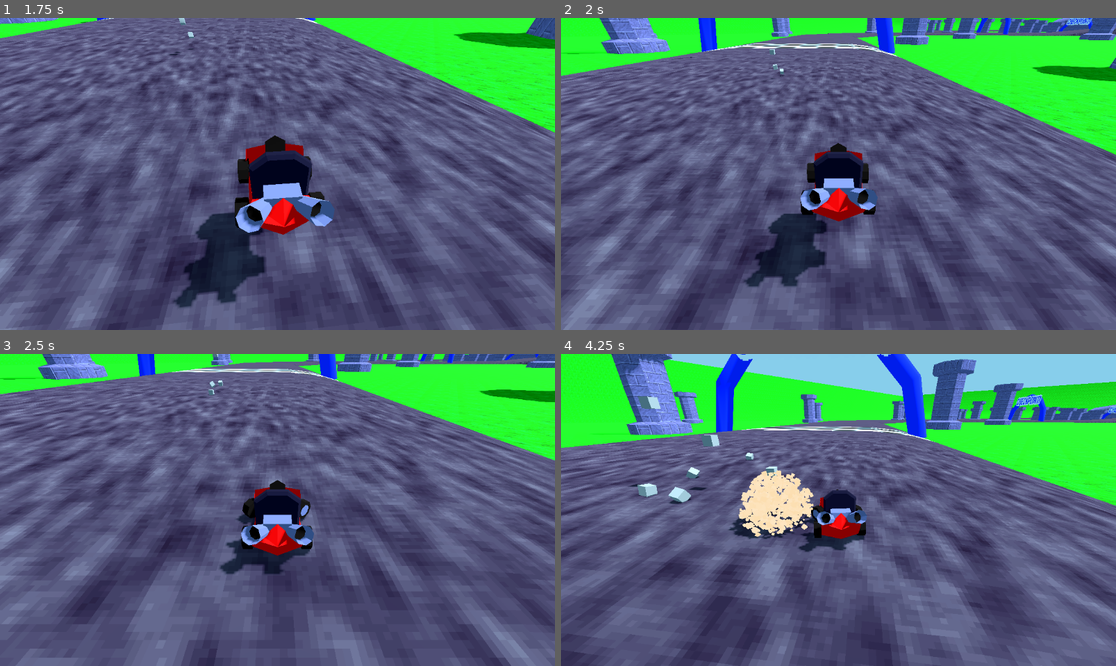
Above: before the commit, frames 1-4 (two rows, left to right).
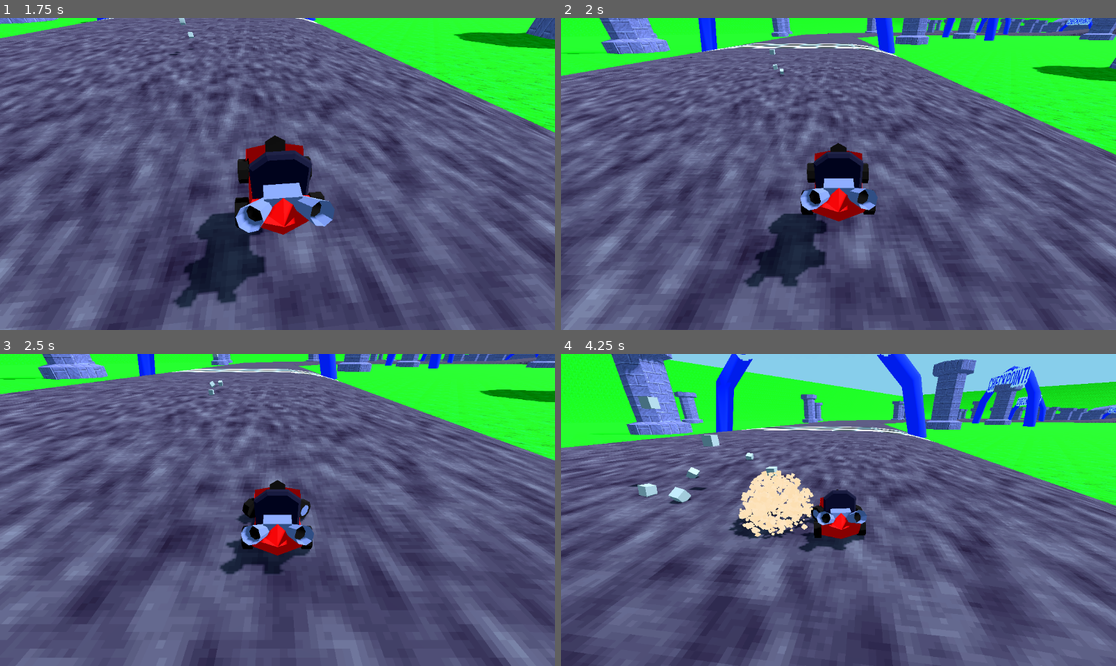
Above: after the commit, the same moments.

Repository: StubblyCamera52/yargkart
Game: Godot game, scene res://test.tscn
The game is run twice, just before and just after one commit, with the same random seed, the same clock (stepped at 60 frames per second) and the same inputs.
Inputs:
- Up to frame 1 (1.75 s): tap Enter at 0.5 s; hold D (Steer_Right) 0.53-1.28 s; tap K (Action) at 0.6 s; tap Space at 1.25 s; hold S (Brake) from 1.28 s (still down); tap O (Join) at 1.35 s
- Up to frame 2 (2 s): keep holding S (Brake)
- Up to frame 3 (2.5 s): release S (Brake) at 2.03 s; hold D (Steer_Right) from 2.03 s (still down); tap F (Parry) at 2.1 s
- Up to frame 4 (4.25 s): release D (Steer_Right) at 2.78 s; hold W (Accelerate) 2.78-3.53 s; tap K (Action) at 2.85 s; hold A (Steer_Left) from 3.53 s (still down); tap O (Join) at 3.6 s

Frame 1 is identical in both runs. In frame 2, 0.2% of the frame differs, in the area x 68-79%, y 0-8%; in frame 3, 0.1%; in frame 4, 0.8%, in the area x 73-87%, y 3-24%.
Error before the commit: Invalid type in utility function "clamp()". Cannot convert argument 2 from int to Nil. (res://car.gd:80)
Error after the commit: Invalid type in utility function "clamp()". Cannot convert argument 2 from int to Nil. (res://car.gd:94)

Commit message:
changed some things to make checkpoints work

Diff:
--- a/car.gd
+++ b/car.gd
@@ -27,6 +27,20 @@
 @onready var kartMesh = $KartMesh
 var wheel_default_y : float = deg_to_rad(90)
 var car_rotation_dir := 0.0
+
+@onready var checkpoint0 = $yargcheckpoint
+@onready var checkpoint1 = $yargcheckpoint2
+@onready var checkpoint2 = $yargcheckpoint3
+@onready var checkpoint3 = $yargcheckpoint4
+@onready var checkpoint4 = $yargcheckpoint5
+@onready var checkpoint5 = $yargcheckpoint6
+@onready var checkpoint6 = $yargcheckpoint7
+@onready var checkpoint7 = $yargcheckpoint8
+@onready var checkpoint8 = $yargcheckpoint9
+@onready var checkpoint9 = $yargcheckpoint10
+var checkpoints = [
+	checkpoint0,checkpoint1,checkpoint2,checkpoint3,checkpoint4,
+	checkpoint5,checkpoint6,checkpoint7,checkpoint8,checkpoint9]
 
 var previous_speed = velocity.length()
 
@@ -127,6 +141,17 @@
 
 	previous_speed = velocity.length()
 
+	var score: int
+	var next_checkpoint: int = 0
+	var checkpoint = checkpoints[next_checkpoint]
+	var next_area = checkpoint.Area3D
+	if next_area.area_entered(self.Area3D):
+		print("checkpoint passed")
+		score += 1
+		next_checkpoint = score % 10
+	print(score)
+	print(next_checkpoint)
+
 func _on_parry_cooldown_timeout() -> void:
 	parry_allowed = true
 
--- a/car.tscn
+++ b/car.tscn
@@ -42,6 +42,8 @@
 }]
 blend_shape_mode = 0
 shadow_mesh = SubResource("ArrayMesh_v0hk8")
+
+[sub_resource type="CapsuleShape3D" id="CapsuleShape3D_06lh1"]
 
 [node name="Car" type="CharacterBody3D"]
 collision_layer = 16
@@ -92,5 +94,11 @@
 top_level = true
 script = ExtResource("4_06lh1")
 
+[node name="Area3D" type="Area3D" parent="."]
+
+[node name="CollisionShape3D" type="CollisionShape3D" parent="Area3D"]
+transform = Transform3D(-4.37114e-08, -1, 0, 1, -4.37114e-08, 0, 0, 0, 1, 0, 0, 0)
+shape = SubResource("CapsuleShape3D_06lh1")
+
 [connection signal="timeout" from="ParryCooldown" to="." method="_on_parry_cooldown_timeout"]
 [connection signal="timeout" from="ParryDebounce" to="." method="_on_parry_debounce_timeout"]
--- a/test.tscn
+++ b/test.tscn
@@ -102,7 +102,7 @@
 transform = Transform3D(-13, 0, 1.96295e-06, 0, 13, 0, -1.96295e-06, 0, -13, 383.405, -5.19814, 264.648)
 
 [node name="yargcheckpoint3" parent="." instance=ExtResource("9_xersf")]
-transform = Transform3D(-6.5, 0, -11.2583, 0, 13, 0, 11.2583, 0, -6.5, 408.296, 77.8775, 745.944)
+transform = Transform3D(-15, 0, -1.31134e-06, 0, 15, 0, 1.31134e-06, 0, -15, 227.657, -2.58055, 140.601)
 
 [node name="yargcheckpoint4" parent="." instance=ExtResource("9_xersf")]
 transform = Transform3D(12.557, 0, 3.36465, 0, 13, 0, -3.36465, 0, 12.557, 845.111, 9.42293, 483.728)
Not shown: 1 places in car.tscn that only renumber resources
Not shown: 1 places in scenes/checkpoint.tscn that only renumber resources
Not shown: 1 places in test.tscn that only renumber resources
